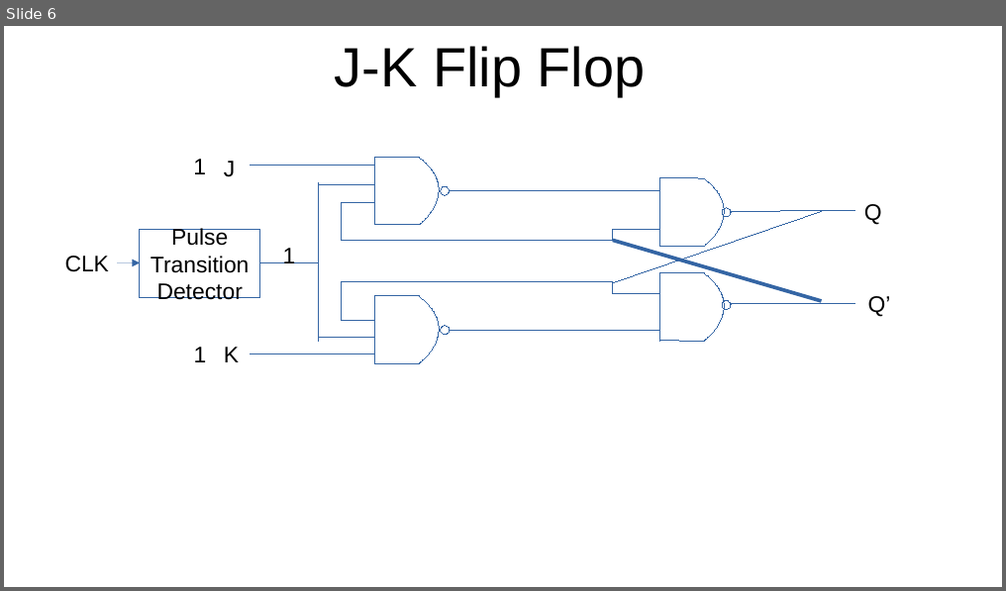
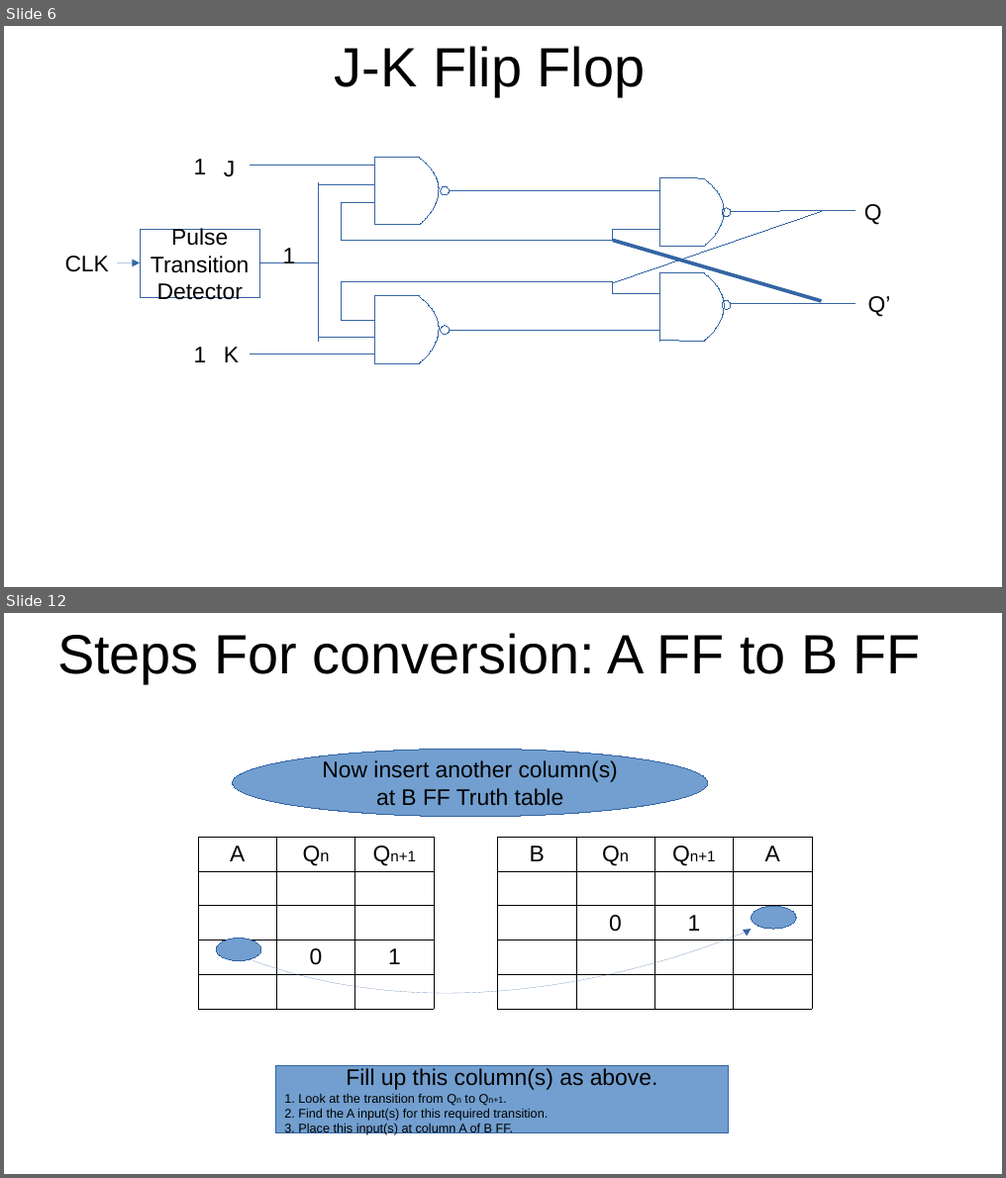
Before and after one commit to arnabsinha/Switching-Circuits-and-Logic-Design, a slide deck: Lecture_22.pptx. Shown one above the other, each under a label of ours: slide 6 before the commit, slides 6 and 12 after it; the slides between them are not shown. The pictures are 1006x591 and 1006x1178 pixels, drawn with LibreOffice and Linux fonts; fonts in the diff are those of the drawing. Boxes give left, top, right and bottom in pixels: in the first picture for what was removed or moved away, otherwise in the second. Text is boxed around its words. In the diff, an @@ line names an element or a change of style, - is before the commit and + after.

Commit message:
updated lectures

```diff
--- a/Lecture_22.pptx
+++ b/Lecture_22.pptx
@@ slide 12 added at (x1=4, y1=613, x2=1002, y2=1174), background #FFFFFF @@
@@ title added at (x1=57, y1=633, x2=921, y2=683), 44 pt, text #000000 @@
+Steps For conversion: A FF to B FF
@@ ellipse added at (x1=233, y1=749, x2=708, y2=817), fill #729FCF, outline #3465A4 0 pt, 18 pt, text #000000 @@
+Now insert another column(s) at B FF Truth table
@@ table added at (x1=198, y1=837, x2=434, y2=969), 5 rows, 3 columns @@
+A | Qn | Qn+1
+ |  | 
+ |  | 
+ | 0 | 1
+ |  | 
@@ table added at (x1=498, y1=837, x2=813, y2=969), 5 rows, 4 columns @@
+B | Qn | Qn+1 | A
+ |  |  | 
+ | 0 | 1 | 
+ |  |  | 
+ |  |  | 
@@ ellipse added at (x1=751, y1=906, x2=796, y2=929), fill #729FCF, outline #3465A4 0 pt @@
@@ ellipse added at (x1=216, y1=938, x2=261, y2=960), fill #729FCF, outline #3465A4 0 pt @@
@@ freeform shape added at (x1=253, y1=929, x2=751, y2=990), outline #3465A4 0 pt @@
@@ rectangle added at (x1=275, y1=1065, x2=729, y2=1134), fill #729FCF, outline #3465A4 0 pt, 10 pt, text #000000 @@
+Fill up this column(s) as above.
+1. Look at the transition from Qn to Qn+1.
+2. Find the A input(s) for this required transition.
+3. Place this input(s) at column A of B FF.
```
Also in this commit, not shown: 2 slides changed, 2 other slides added, 2 other files.
